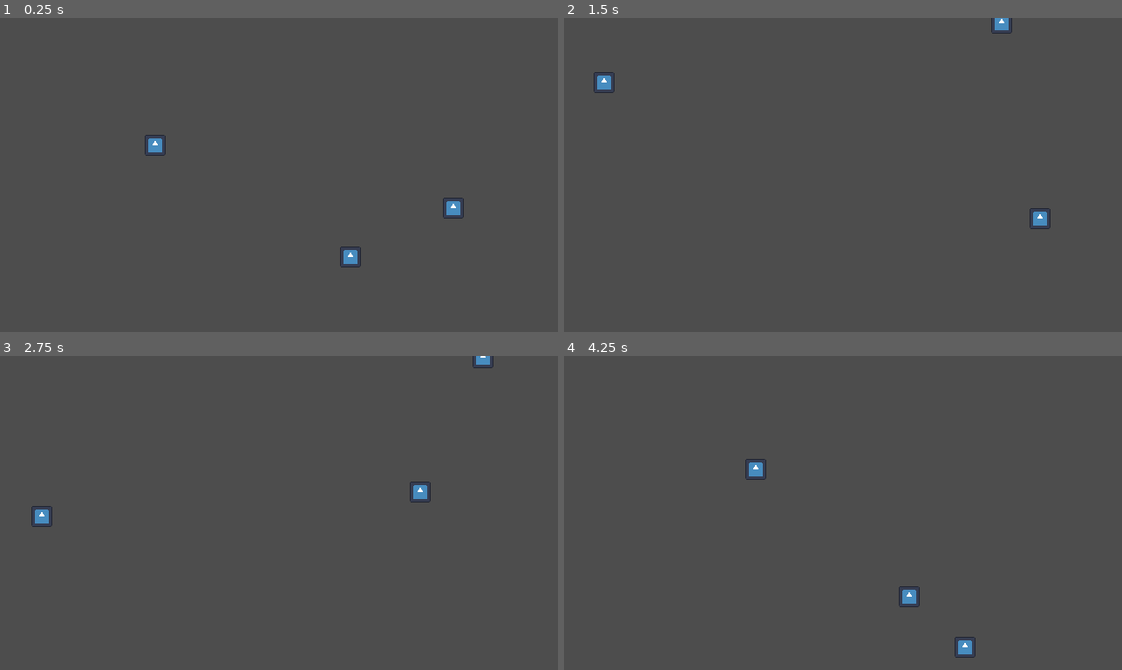
Above: before the commit, frames 1-4 (two rows, left to right).
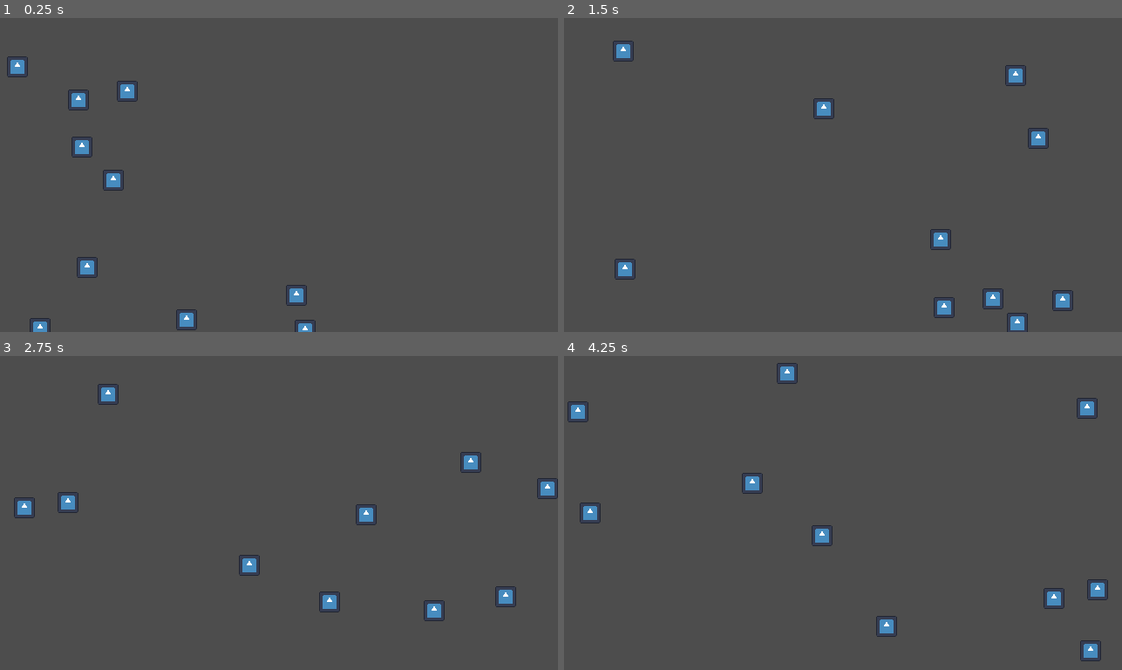
Above: after the commit, the same moments.

Repository: wickworks/jellyfishquarium
Game: Godot game, scene res://main.tscn
Same seed, same stepped clock (60 frames per second), same inputs: the game is played once before the commit and once after it. The engine's default icon, where the game draws it, is replaced by a stand-in: a white triangle on a blue panel in a dark square.
Inputs (mouse positions are in pixels of both pictures, inside the frame that each line leads up to):
- Up to frame 1 (0.25 s): no input
- Up to frame 2 (1.5 s): tap Enter (ui_accept) at 0.5, 1.35 s; move the mouse to (965, 159) at 0.52 s; hold Enter (ui_accept) 0.53-1.28 s; move the mouse to (731, 190) at 1.27 s
- Up to frame 3 (2.75 s): tap Enter (ui_accept) at 1.52, 1.82 s; move the mouse to (334, 443) at 2.02 s; hold Enter (ui_accept) from 2.03 s (still down)
- Up to frame 4 (4.25 s): move the mouse to (815, 575) at 2.77 s; release Enter (ui_accept) at 2.78 s; tap Enter (ui_accept) at 2.85, 3.02, 3.32 s; move the mouse to (1010, 560) at 3.52 s; hold Enter (ui_accept) from 3.53 s (still down)

The runs differ from the first frame. In frame 1, 1.8% of the frame differs, in the area x 1-84%, y 12-100%; in frame 2, 1.9%; in frame 3, 1.9%; in frame 4, 1.9%, in the area x 0-98%, y 2-98%.

Commit message:
flocking and reset on enter

Diff:
--- a/entity/fish.gd
+++ b/entity/fish.gd
@@ -1,31 +1,68 @@
 extends Node2D
 class_name Fish
 
-const sight_radius:float = 30
+const PERCEPTION_RADIUS:float = 60
+const SEPARATION_DISTANCE:float = 40
+const SPEED_MAX:float = 1.0
+
+const ALIGNMENT_FORCE:float = 1
+const COHESION_FORCE:float = 2
+const SEPARATION_FORCE:float = 20
+const FORCE_SCALAR:float = .00005
+
+const MOUSE_FORCE:float = 10
 
 var direction:float = randf_range(0, TAU)
-var speed:float = 1.0
+@onready var velocity:Vector2 = Util.vector_from_angle(SPEED_MAX, direction)
 
 func _process(delta: float) -> void:
-	position += Util.vector_from_angle(speed, direction)
-
 	Util.wrap_screen(self)
 
+	var average_velocity := Vector2.ZERO
+	var average_position := Vector2.ZERO
+	var average_separation := Vector2.ZERO
+	var num_neighbors:int = 0
+
+	var all_fish:Array = get_tree().get_nodes_in_group("fish")
+	for other:Fish in all_fish:
+		if other == self: continue
+
+		var distance := position.distance_to(other.position)
+
+		if distance < PERCEPTION_RADIUS:
+			average_velocity += other.velocity
+			average_position += other.position
+
+			if distance < SEPARATION_DISTANCE:
+				var diff:Vector2 = position - other.position
+				diff = diff.limit_length(1.0 / distance)
+				average_separation += diff
+
+			num_neighbors += 1
+
+	if num_neighbors > 0:
+		average_velocity /= num_neighbors
+		average_position /= num_neighbors
+		average_separation /= num_neighbors
+
+	velocity += average_velocity * (ALIGNMENT_FORCE * FORCE_SCALAR)
+	velocity += average_position * (COHESION_FORCE * FORCE_SCALAR)
+	velocity -= average_separation * (SEPARATION_FORCE * FORCE_SCALAR)
+
+	#print(' avg vel %3f   pos %3f   sep  %3f' % [average_velocity.length(), average_position.length(), average_separation.length()])
 
 
+	# and always know about the mouse
+	#var mouse_seaverage_position += Main.mouse_position
+	#if mouse_distance < SEPARATION_DISTANCE:
+		#var diff:Vector2 = position - Main.mouse_position
+		#diff = diff.limit_length(1 / mouse_distance)
+		#average_separation += diff
+	#var mouse_distance := position.distance_to(Main.mouse_position)
+	#var mouse_diff := Main.mouse_position - position
+	#mouse_diff = mouse_diff.limit_length(PERCEPTION_RADIUS)
+	#velocity += mouse_diff * (MOUSE_FORCE * FORCE_SCALAR)
+	#velocity -= average_separation * (SEPARATION_FORCE * FORCE_SCALAR)
 
-
-func coherence() -> Vector2:
-	var close_fish_count:int = 0
-	var average_nearby_pos := Vector2.ZERO
-	var all_fish:Array = get_tree().get_nodes_in_group("fish")
-	for fish:Fish in all_fish:
-		if fish != self:
-			if position.distance_to(fish.position) < sight_radius:
-				close_fish_count += 1
-				average_nearby_pos += fish.position
-
-	if average_nearby_pos != Vector2.ZERO:
-		average_nearby_pos /= all_fish.size()
-
-	return average_nearby_pos
+	velocity = velocity.limit_length(SPEED_MAX)
+	position += velocity
--- /dev/null
+++ b/main.gd
@@ -0,0 +1,25 @@
+extends Node2D
+class_name Main
+
+const FISH_SCENE:PackedScene = preload("res://entity/fish.tscn")
+const STARTING_FISH:int = 10
+
+static var mouse_position:Vector2
+
+func _ready() -> void:
+	var screen_size := get_viewport().get_visible_rect().size
+	for i in STARTING_FISH:
+		var fish:Fish = FISH_SCENE.instantiate()
+		fish.position = Vector2(randi_range(0, screen_size.x), randi_range(0, screen_size.y))
+		add_child(fish)
+
+func _process(delta: float) -> void:
+	mouse_position = get_viewport().get_mouse_position()
+
+func _input(event: InputEvent) -> void:
+	if event.is_action_pressed("ui_accept"):
+		var screen_size := get_viewport().get_visible_rect().size
+		var all_fish:Array = get_tree().get_nodes_in_group("fish")
+		for fish:Fish in all_fish:
+			fish.position = Vector2(randi_range(0, screen_size.x), randi_range(0, screen_size.y))
+			fish.velocity = Util.vector_from_angle(Fish.SPEED_MAX, randf_range(0, TAU))
--- a/main.tscn
+++ b/main.tscn
@@ -1,14 +1,6 @@
 [gd_scene load_steps=2 format=3 uid="uid://3kgbntpjxrle"]
 
-[ext_resource type="PackedScene" uid="uid://bxvd8usqdadrs" path="res://entity/fish.tscn" id="1_ngjq6"]
+[ext_resource type="Script" path="res://main.gd" id="1_csyl4"]
 
 [node name="Main" type="Node2D"]
-
-[node name="Fish" parent="." instance=ExtResource("1_ngjq6")]
-position = Vector2(102, 80)
-
-[node name="Fish2" parent="." instance=ExtResource("1_ngjq6")]
-position = Vector2(187, 142)
-
-[node name="Fish3" parent="." instance=ExtResource("1_ngjq6")]
-position = Vector2(262, 94)
+script = ExtResource("1_csyl4")
